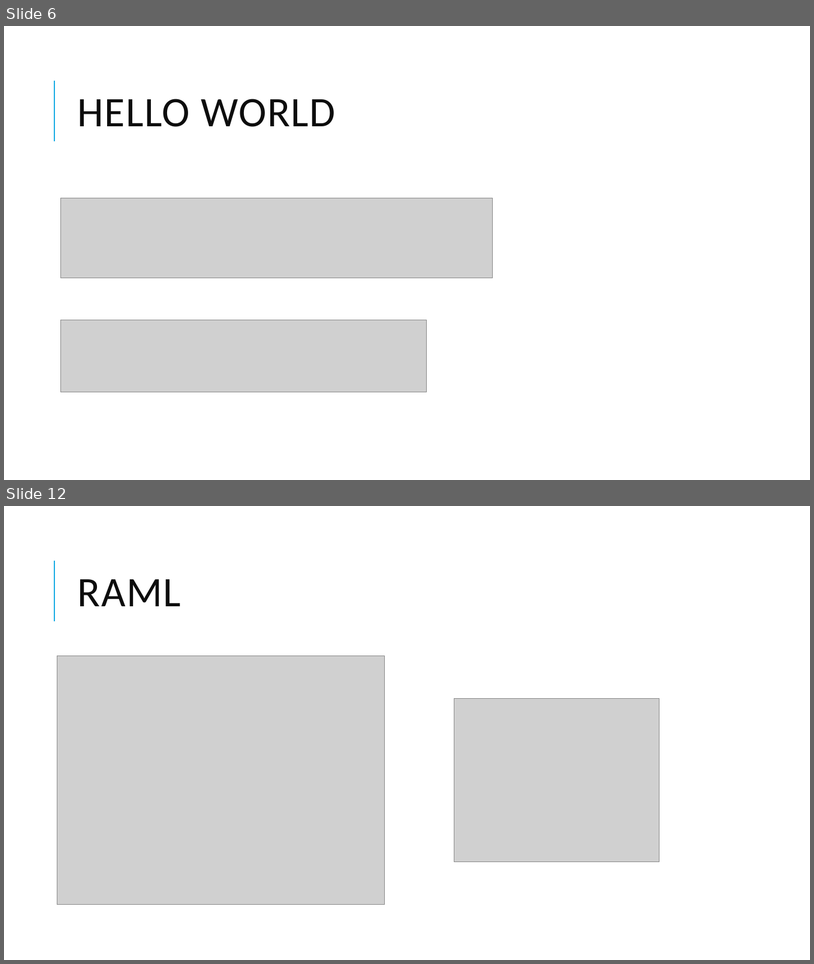
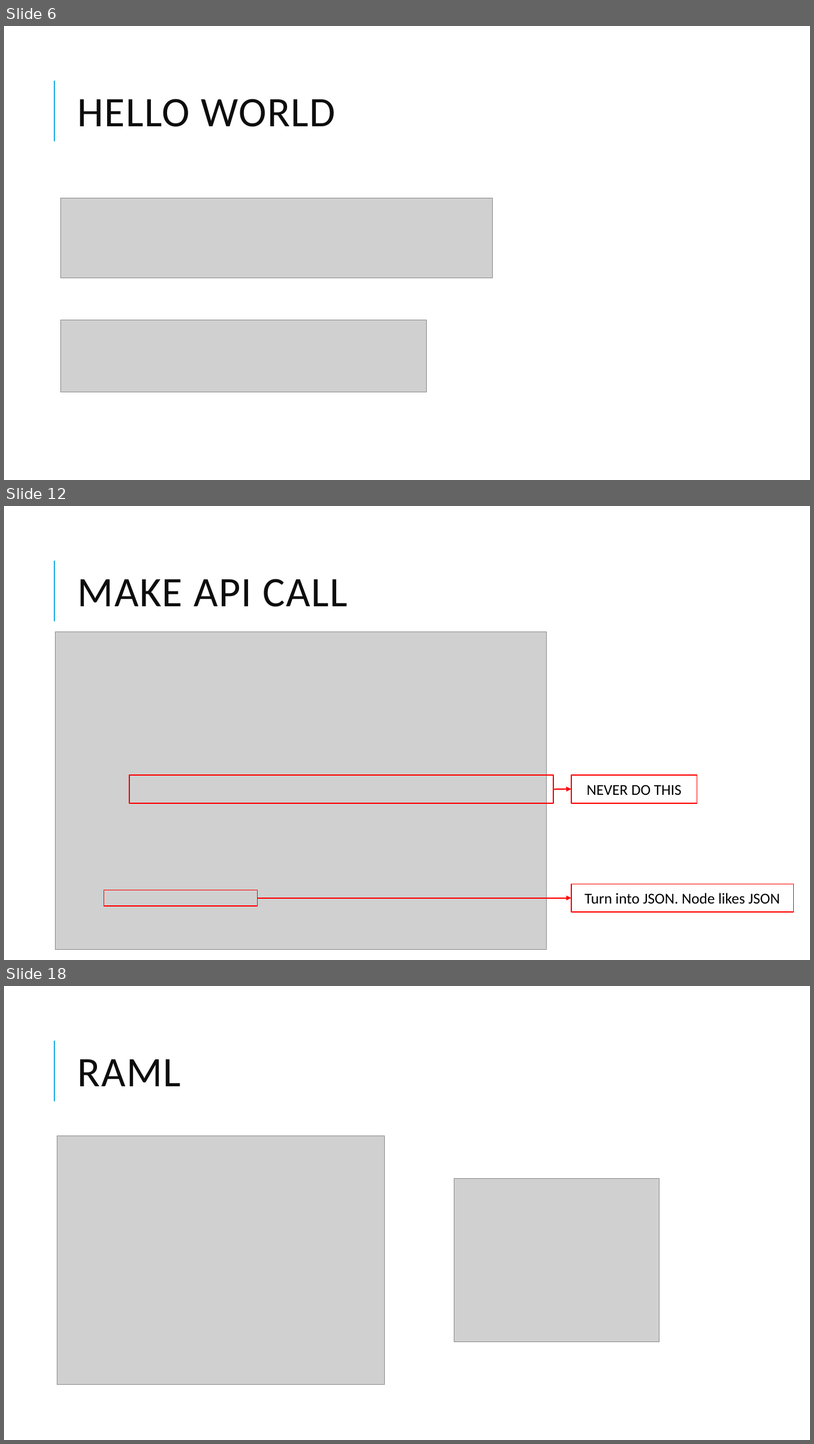
Before and after one commit to thm-design/node-tutorial, a slide deck: Learn Node.pptx. Shown one above the other, each under a label of ours: slides 6 and 12 before the commit, slides 6, 12 and 18 after it; the slides between them are not shown. The pictures are 814x964 and 814x1444 pixels, drawn with LibreOffice and Linux fonts; fonts in the diff are those of the drawing; grey boxes stand for pictures. Boxes give left, top, right and bottom in pixels: in the first picture for what was removed or moved away, otherwise in the second. Text is boxed around its words. In the diff, an @@ line names an element or a change of style, - is before the commit and + after.

```diff
--- a/Learn Node.pptx
+++ b/Learn Node.pptx
@@ slide 12 added at box(4, 506, 810, 960), background #FFFFFF; not listed: 1 template element that a slide beside it also shows @@
@@ title added at box(78, 579, 348, 607), 50 pt, text #0D0D0D @@
+MAKE API CALL
@@ picture added at box(55, 632, 546, 949) @@
@@ rectangle added at box(129, 775, 554, 803), outline #FF0000 1.25 pt @@
@@ rectangle added at box(572, 775, 697, 802), outline #FF0000 1.25 pt, 18 pt, text #000000 @@
+NEVER DO THIS
@@ arrow added from (554, 789) to (572, 789), #FF0000 1.5 pt @@
@@ rectangle added at box(572, 883, 794, 912), outline #FF0000 1.25 pt, 18 pt, text #000000 @@
+Turn into JSON. Node likes JSON
@@ rectangle added at box(104, 889, 257, 905), outline #FF0000 1.25 pt @@
@@ arrow added from (257, 898) to (572, 898), #FF0000 1.5 pt @@
@@ what was slide 12 is now slide 18 @@
```
Also in this commit, not shown: 8 slides changed, 26 other slides added, 2 slides removed, 9 other files.
